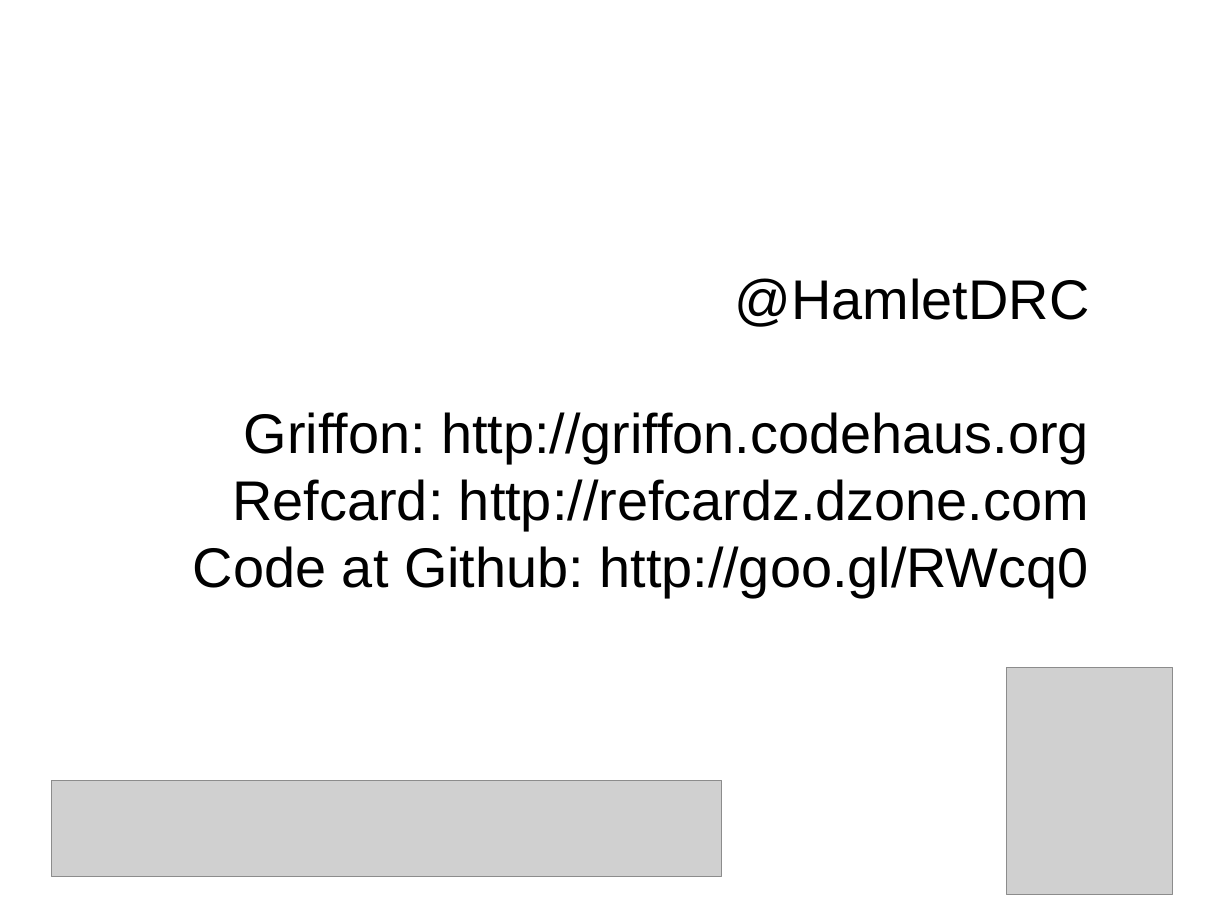
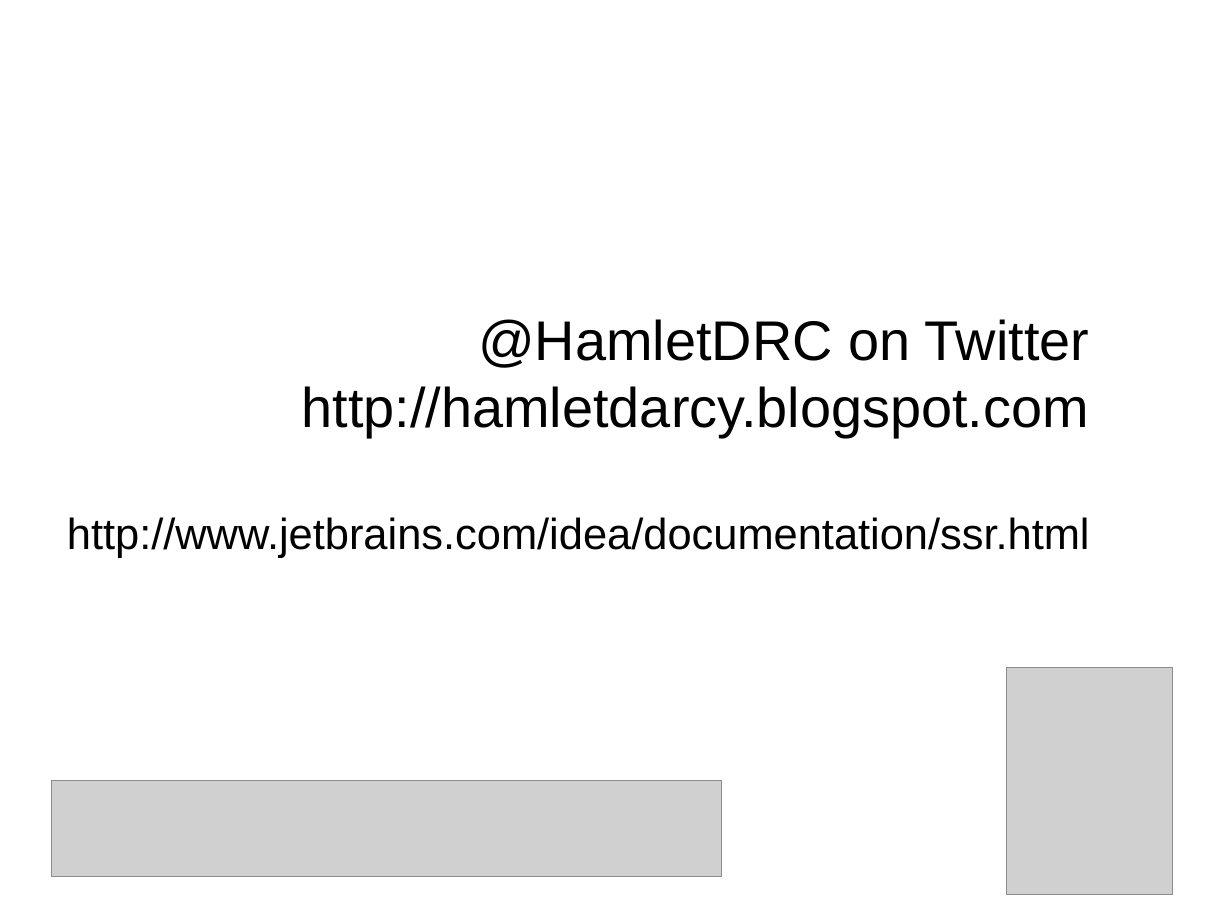
Before and after one commit to HamletDRC/screencasts, a slide deck: slide 2 of ideastaticanalysis/slides.odp. Drawn at 1232x924 pixels with LibreOffice and Linux fonts; fonts in the diff are those of the drawing; grey boxes stand for pictures. Boxes give left, top, right and bottom in pixels: in the first picture for what was removed or moved away, otherwise in the second. Text is boxed around its words. In the diff, an @@ line names an element or a change of style, - is before the commit and + after.

```diff
--- a/ideastaticanalysis/slides.odp
+++ b/ideastaticanalysis/slides.odp
@@ subtitle at <box>67,319,1090,558</box>: text changed; size 36 to 28 pt @@
-@HamletDRC
-Griffon: http://griffon.codehaus.org
-Refcard: http://refcardz.dzone.com
-Code at Github: http://goo.gl/RWcq0
+@HamletDRC on Twitter
+http://hamletdarcy.blogspot.com
+http://www.jetbrains.com/idea/documentation/ssr.html
```
Also in this commit, not shown: 1 other slide changed, 3 other files.
